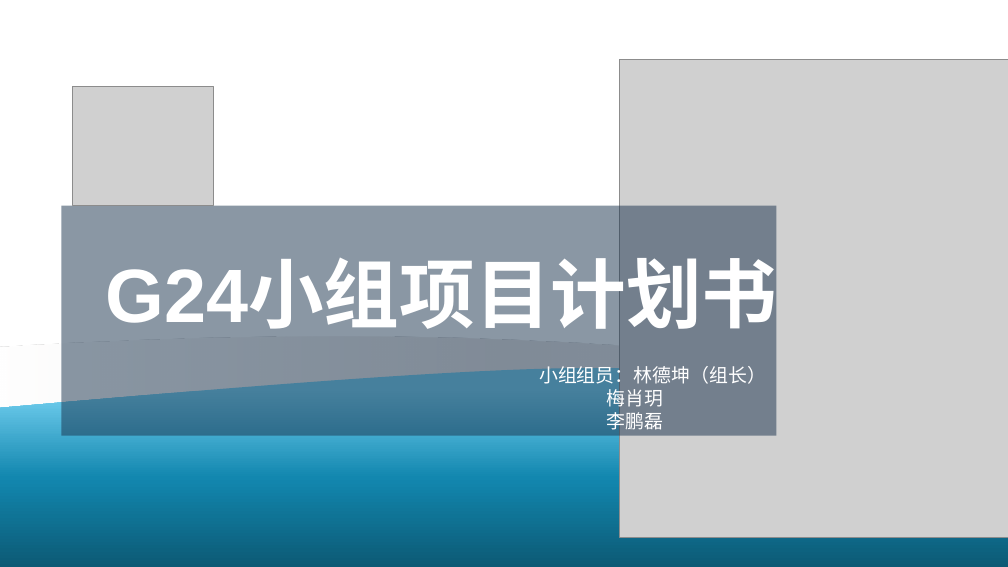
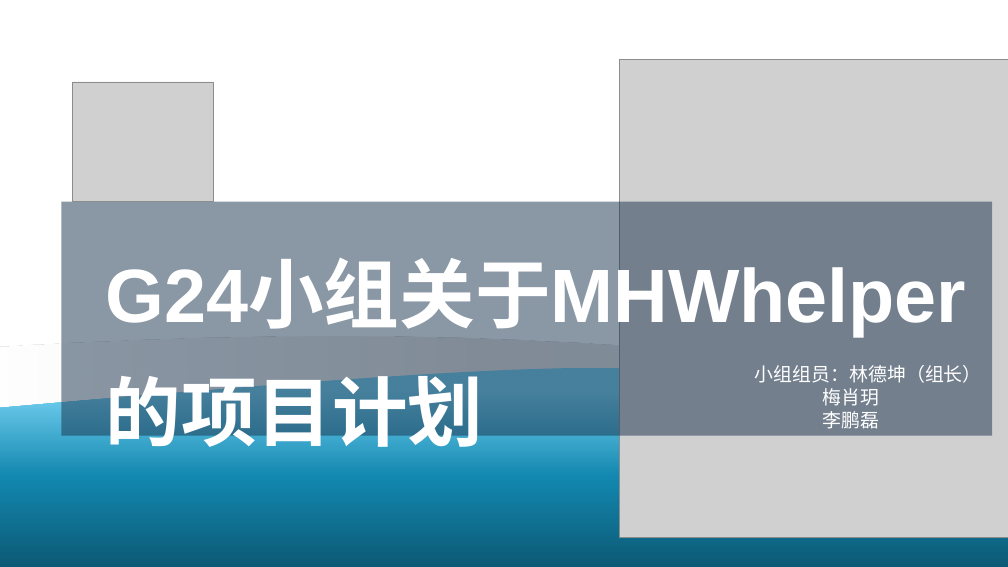
Before and after one commit to davejunction/MHWhelper, a slide deck: slide 1 of SE2019春-G24-项目计划书.pptx. Drawn at 1008x567 pixels with LibreOffice and Linux fonts; fonts in the diff are those of the drawing; grey boxes stand for pictures. Boxes give left, top, right and bottom in pixels: in the first picture for what was removed or moved away, otherwise in the second. Text is boxed around its words. In the diff, an @@ line names an element or a change of style, - is before the commit and + after.

```diff
--- a/SE2019春-G24-项目计划书.pptx
+++ b/SE2019春-G24-项目计划书.pptx
@@ picture: place and size @@
-picture at [72, 86, 213, 206]
+picture at [72, 82, 213, 201]
@@ rectangle: place and size @@
-rectangle at [61, 206, 777, 436]
+rectangle at [62, 202, 992, 436]
@@ text at [105, 262, 966, 459]: text changed @@
-G24小组项目计划书
+G24小组关于MHWhelper
+的项目计划
@@ text "小组组员：林德坤（组长）" rewrapped from [539, 363, 766, 433] to [755, 365, 982, 429] @@
```
Also in this commit, not shown: 2 other slides changed, 3 slides added, 1 slide removed.
